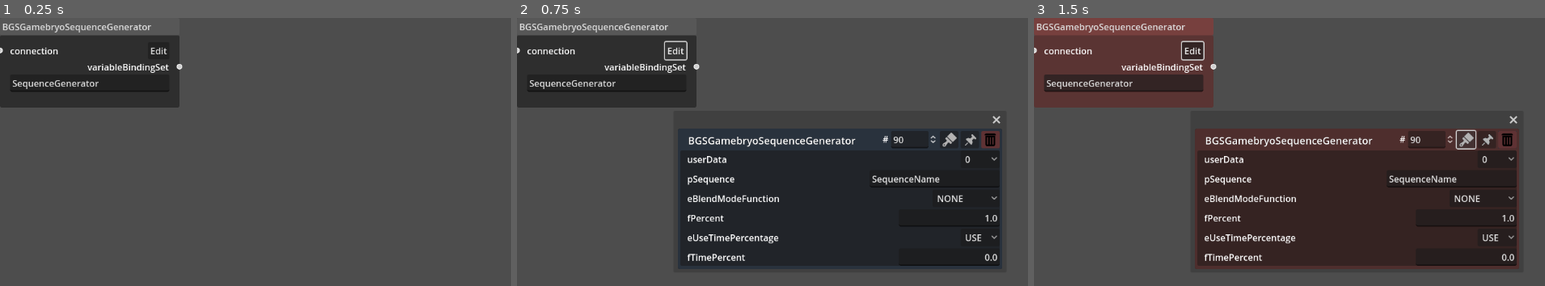
Above: before the commit, frames 1-3 (left to right).
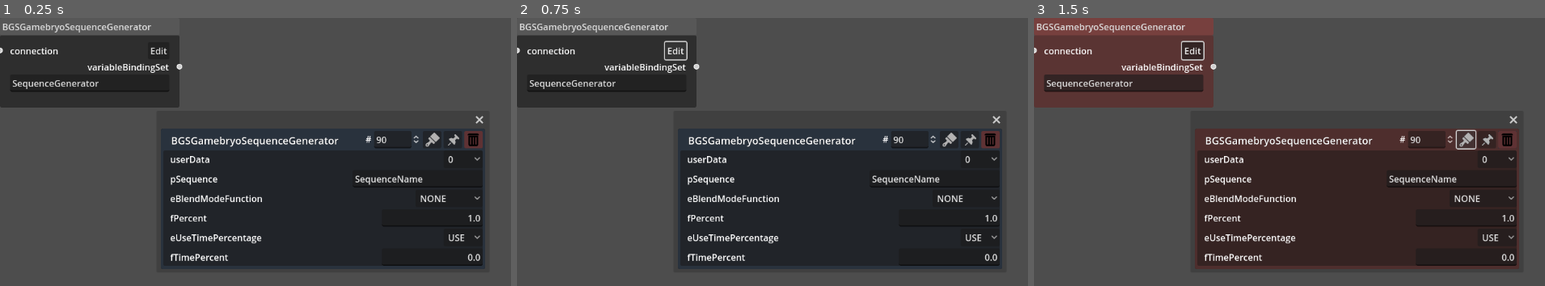
Above: after the commit, the same moments.

Repository: NeoExperiences/BehaviorNodeGraphTool
Game: Godot game, scene res://Nodes/BGSGamebryoSequenceGeneratorScene.tscn
Two runs of this game, one before a commit and one after it. Both use one fixed random seed, a clock stepped at 60 frames per second and the inputs below. This scene is started directly instead of the project's main scene.
Inputs (mouse positions are in pixels of both pictures, inside the frame that each line leads up to):
- Up to frame 1 (0.25 s): no input
- Up to frame 2 (0.75 s): click "Edit" at 0.5 s
- Up to frame 3 (1.5 s): click (1468, 138) at 1.25 s

The runs differ from the first frame. In frame 1, 33% of the frame differs, in the area x 31-95%, y 36-94%; in frame 2, nothing differs; in frame 3, nothing differs.

Commit message:
Fixed an issue related to not exporting every value in a hkbBlendingTransitionEffect.

Diff:
--- a/Nodes/BGSGamebryoSequenceGeneratorScene.tscn
+++ b/Nodes/BGSGamebryoSequenceGeneratorScene.tscn
@@ -70,7 +70,8 @@
 [node name="DataPopupPanel" type="PopupPanel" parent="."]
 transparent_bg = true
 initial_position = 1
-size = Vector2i(543, 251)
+size = Vector2i(578, 251)
+visible = true
 borderless = false
 
 [node name="VBoxContainer" type="VBoxContainer" parent="DataPopupPanel"]
--- a/Scripts/behavior_parser.gd
+++ b/Scripts/behavior_parser.gd
@@ -1121,6 +1121,8 @@
 			file.store_string('            <hkparam name="selfTransitionMode">SELF_TRANSITION_MODE_RESET</hkparam>\r\n')
 		3:
 			file.store_string('            <hkparam name="selfTransitionMode">SELF_TRANSITION_MODE_BLEND</hkparam>\r\n')
+		_:
+			file.store_string('            <hkparam name="selfTransitionMode">SELF_TRANSITION_MODE_CONTINUE_IF_CYCLIC_BLEND_IF_ACYCLIC</hkparam>\r\n')
 	match transition.transitionEventMode:
 		0:
 			file.store_string('            <hkparam name="eventMode">EVENT_MODE_DEFAULT</hkparam>\r\n')
@@ -1130,6 +1132,8 @@
 			file.store_string('            <hkparam name="eventMode">EVENT_MODE_IGNORE_FROM_GENERATOR</hkparam>\r\n')
 		3:
 			file.store_string('            <hkparam name="eventMode">EVENT_MODE_IGNORE_TO_GENERATOR</hkparam>\r\n')
+		_:
+			file.store_string('            <hkparam name="eventMode">EVENT_MODE_DEFAULT</hkparam>\r\n')
 	file.store_string('            <!-- defaultEventMode SERIALIZE_IGNORED -->\r\n')
 	file.store_string('            <!-- patchedBindingInfo SERIALIZE_IGNORED -->\r\n')
 	file.store_string('            <!-- fromGenerator SERIALIZE_IGNORED -->\r\n')
@@ -1147,11 +1151,15 @@
 			file.store_string('            <hkparam name="flags">FLAG_IGNORE_TO_WORLD_FROM_MODEL</hkparam>\r\n')
 		4:
 			file.store_string('            <hkparam name="flags">FLAG_IGNORE_TO_WORLD_FROM_MODEL_ROTATION</hkparam>\r\n')
+		_:
+			file.store_string('            <hkparam name="flags">FLAG_NONE</hkparam>\r\n')
 	match transition.transitionEndMode:
 		0:
 			file.store_string('            <hkparam name="endMode">END_MODE_NONE</hkparam>\r\n')
 		1:
 			file.store_string('            <hkparam name="endMode">END_MODE_TRANSITION_UNTIL_END_OF_FROM_GENERATOR</hkparam>\r\n')
+		_:
+			file.store_string('            <hkparam name="endMode">END_MODE_NONE</hkparam>\r\n')
 	file.store_string('            <hkparam name="blendCurve">' + str(transition.transitionBlendCurve) + '</hkparam>\r\n')
 	file.store_string('            <hkparam name="alignmentBone">65535</hkparam>\r\n')
 	file.store_string('            <!-- fromPos SERIALIZE_IGNORED -->\r\n')
--- a/main.tscn
+++ b/main.tscn
@@ -149,7 +149,7 @@
 item_6/id = 6
 item_7/text = "Light Blue"
 item_7/id = 7
-item_8/text = "Dark Blue"
+item_8/text = "Blue"
 item_8/id = 8
 item_9/text = "Purple"
 item_9/id = 9
